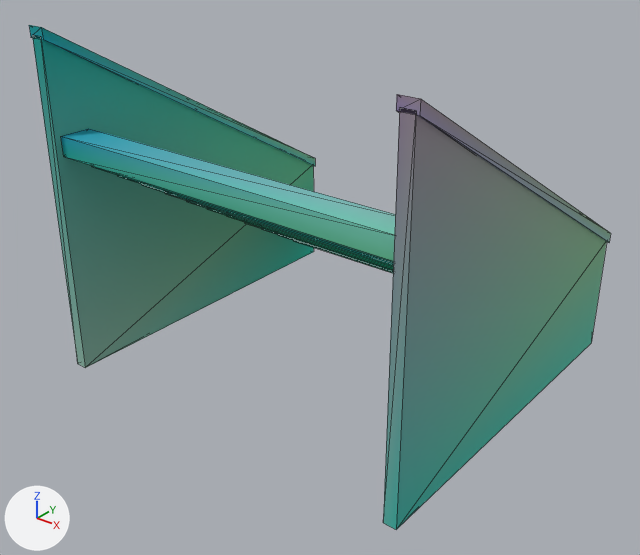
Two versions of the glTF model assets/kit/stair_grand_4m.glb, one commit apart.
Camera for both pictures: a 50 mm lens placed at (5.52, -5.28, 2.68), pointed at (0.04, 1.57, -1.57). Arrows for +X, +Y and +Z are at lower left; the lights stay in place. The picture after the commit comes second. Mesh edges are drawn as thin lines. Vertices at exactly the same position are counted once.

Names of what the first picture shows: 'stair'.
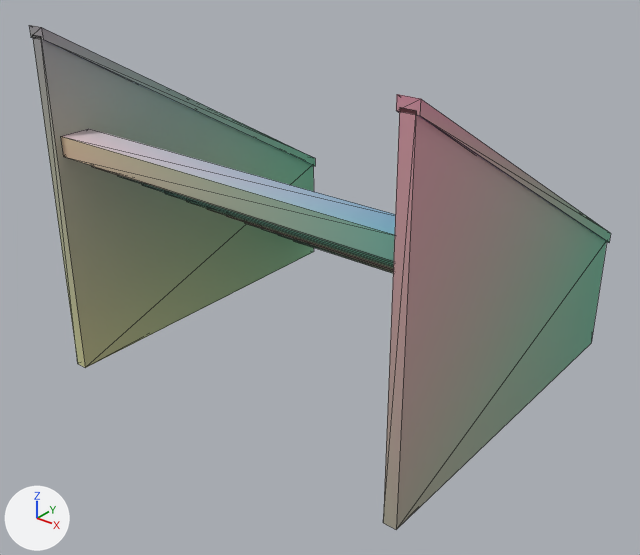
What changed in the scene script:
```text
Change me_stair:
    where me_stair.from_pydata(...)  # 128 vertices, 192 faces; spans x -2.27..2.27, y -0.1..4.1, z -2.75..1.11
    used by ob_stair; location = (0.0, 0.0, 0.0)
    me_stair part 1: 192 faces centred in x -2.27..2.27, y -0.1..4.1, z -2.75..1.07 are repainted in the vertex colours, in many colours
```

Boxes (x1, y1, x2, y2) around the edits, measured in the pictures (640 x 555 px):
part 1 of me_stair, recoloured: (29, 25, 611, 530) in both
